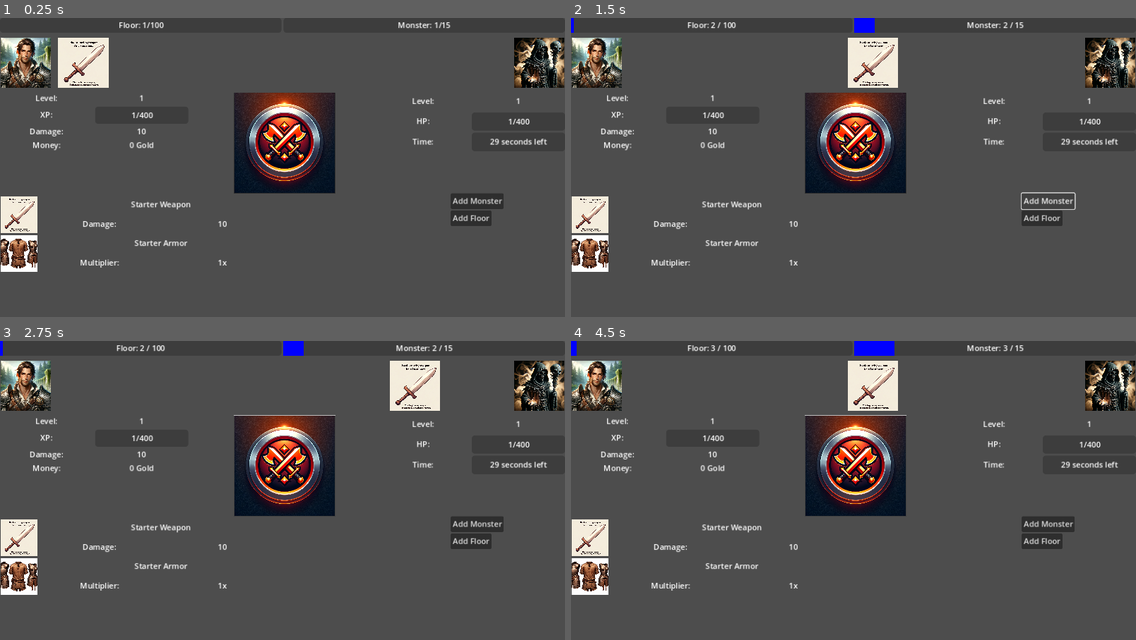
Above: before the commit, frames 1-4 (two rows, left to right).
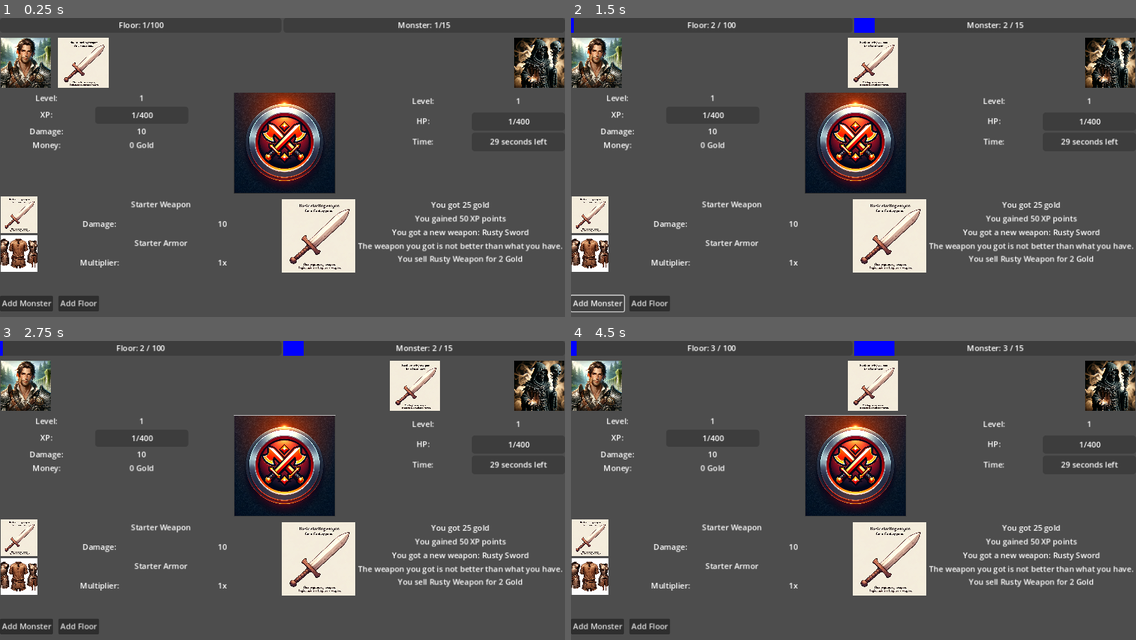
Above: after the commit, the same moments.

Repository: Pepice23/AscendTheTower
Game: Godot game, scene res://scenes/main.tscn
Same seed, same stepped clock (60 frames per second), same inputs: the game is played once before the commit and once after it. The project has no main scene, so this scene is started directly.
Inputs (mouse positions are in pixels of both pictures, inside the frame that each line leads up to):
- Up to frame 1 (0.25 s): no input
- Up to frame 2 (1.5 s): click "Add Floor" at 0.5 s; click "Add Monster" at 1.25 s
- Up to frame 3 (2.75 s): click (282, 466) at 2 s
- Up to frame 4 (4.5 s): click "Add Floor" at 2.75 s; click "Add Monster" at 3.5 s; click (853, 466) at 4.25 s

The runs differ from the first frame. In frame 1, 5.8% of the frame differs, in the area x 0-100%, y 58-99%; in frame 2, 5.4%; in frame 3, 5.8%; in frame 4, 5.8%.

Commit message:
Update main.tscn

Diff:
--- a/scenes/main.tscn
+++ b/scenes/main.tscn
@@ -7,6 +7,7 @@
 [ext_resource type="PackedScene" uid="uid://hvyijc1sntwy" path="res://scenes/attack_button.tscn" id="5_hvta3"]
 [ext_resource type="PackedScene" uid="uid://5lm4uhwa8scb" path="res://scenes/monster_card.tscn" id="6_y56es"]
 [ext_resource type="PackedScene" uid="uid://djuo5kmtb1vvg" path="res://scenes/equipment_container.tscn" id="7_a44sx"]
+[ext_resource type="PackedScene" uid="uid://v3wju4xge6by" path="res://scenes/loot_info_card.tscn" id="8_c4uo5"]
 
 [node name="Main" type="Node2D"]
 script = ExtResource("1_7x64e")
@@ -17,17 +18,16 @@
 offset_bottom = 30.0
 
 [node name="Add Floor" type="Button" parent="."]
-offset_left = 919.0
-offset_top = 393.0
-offset_right = 1002.0
-offset_bottom = 424.0
+offset_left = 119.0
+offset_top = 567.0
+offset_right = 202.0
+offset_bottom = 598.0
 text = "Add Floor"
 
 [node name="Add Monster" type="Button" parent="."]
-offset_left = 919.0
-offset_top = 358.0
-offset_right = 1027.0
-offset_bottom = 389.0
+offset_top = 567.0
+offset_right = 108.0
+offset_bottom = 598.0
 text = "Add Monster"
 
 [node name="Timer" type="Timer" parent="."]
@@ -59,6 +59,12 @@
 offset_right = 577.0
 offset_bottom = 518.0
 
+[node name="WeaponContainer" parent="." instance=ExtResource("8_c4uo5")]
+offset_left = 574.0
+offset_top = 370.0
+offset_right = 1150.0
+offset_bottom = 520.0
+
 [connection signal="pressed" from="Add Floor" to="." method="_on_add_floor_pressed"]
 [connection signal="pressed" from="Add Monster" to="." method="_on_add_monster_pressed"]
 [connection signal="timeout" from="Timer" to="." method="_on_timer_timeout"]
Not shown: 1 places in scenes/main.tscn that only renumber resources
